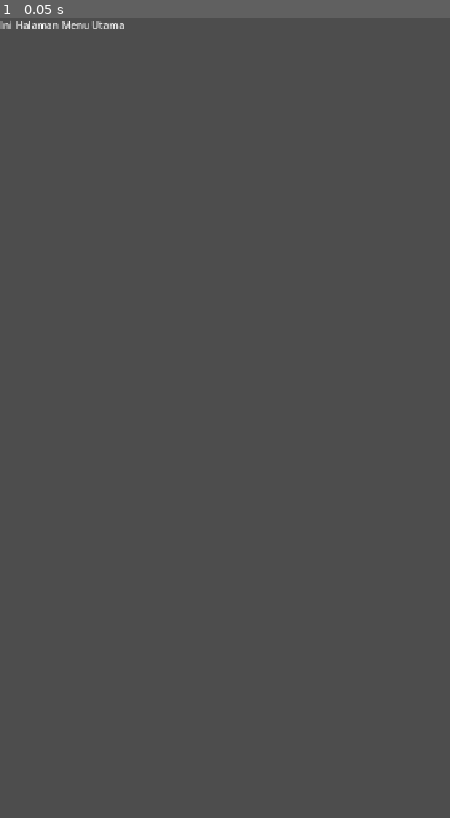
Above: before the commit, frame 1.
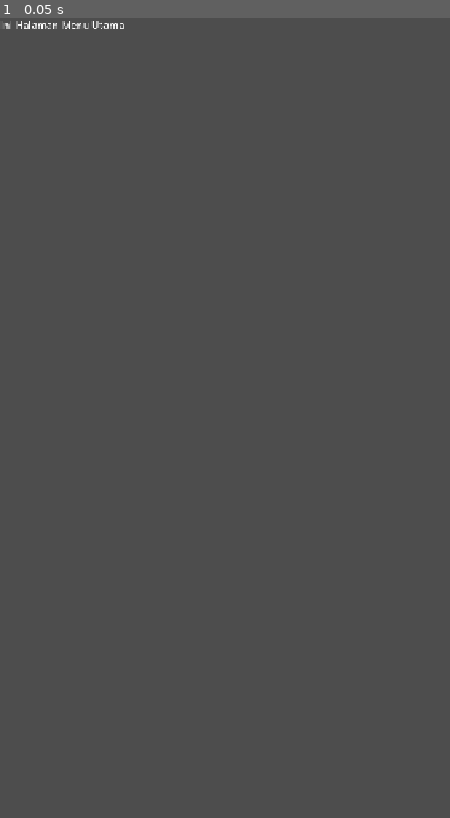
Above: after the commit, the same moment.

Repository: elsa127/agri-defender-game
Game: Godot game, scene res://scenes/MainMenu.tscn
The game is run twice, just before and just after one commit, with the same random seed, the same clock (stepped at 60 frames per second) and the same inputs. The project has no main scene, so this scene is started directly.
Inputs:
- Up to frame 1 (0.05 s): no input

The runs differ from the first frame. In frame 1, 0.1% of the frame differs, in the area x 0-28%, y 0-2%.

Commit message:
add scene pipa

Diff:
--- a/project.godot
+++ b/project.godot
@@ -27,5 +27,8 @@
 
 [rendering]
 
+textures/canvas_textures/default_texture_filter=0
 rendering_device/driver.windows="d3d12"
 renderer/rendering_method="mobile"
+textures/decals/filter=0
+textures/light_projectors/filter=0
--- /dev/null
+++ b/scenes/scene_pipa/pipa_t.gd
@@ -0,0 +1,50 @@
+extends Node2D
+
+# Menentukan derajat putaran (90 derajat sekali klik)
+var rotation_step_degrees = 90
+
+# Variabel "kunci" untuk mengecek apakah sedang dalam animasi
+# Jika true, input klik akan diabaikan
+var is_rotating = false
+
+func _ready():
+	# Memastikan poros rotasi berada tepat di tengah kepingan
+	# (Jika gambar pipa kamu ukurannya 64x64, pastikan positionnya 0,0
+	# dan offset Spritenya diatur ke tengah).
+
+	# Otomatis menyambungkan area klik ke fungsi pendeteksi input
+	$Area2D.input_event.connect(_on_area_2d_input_event)
+
+func _on_area_2d_input_event(_viewport, event, _shape_idx):
+	# Mengecek apakah inputnya klik kiri mouse, baru ditekan,
+	# DAN kepingan TIDAK SEDANG berputar.
+	if event is InputEventMouseButton and event.button_index == MOUSE_BUTTON_LEFT and event.pressed and not is_rotating:
+		rotate_piece()
+
+func rotate_piece():
+	# Aktifkan "kunci" agar klik berikutnya diabaikan
+	is_rotating = true
+
+	# Membuat animasi putaran yang halus (Tween) selama 0.2 detik
+	# Durasi saya percepat sedikit agar terasa lebih responsif.
+	var tween = get_tree().create_tween()
+
+	# Menghitung target rotasi berdasarkan rotasi saat ini + 90.
+	# Karena dikunci, target_rotation akan selalu tepat kelipatan 90.
+	var target_rotation = rotation_degrees + rotation_step_degrees
+
+	# Jalankan animasi
+	tween.tween_property(self, "rotation_degrees", target_rotation, 0.2).set_trans(Tween.TRANS_SINE).set_ease(Tween.EASE_OUT)
+
+	# === BAGIAN TERPENTING: Membuka Kunci ===
+	# Setelah animasi tween selesai, panggil fungsi '_on_rotation_finished'
+	tween.finished.connect(_on_rotation_finished)
+
+func _on_rotation_finished():
+	# Membuka kembali "kunci" agar kepingan bisa diklik lagi
+	is_rotating = false
+
+	# Memastikan rotasi benar-benar tepat di angka kelipatan 90
+	# Ini untuk mencegah error pembulatan kecil di sistem float Godot
+	rotation_degrees = wrapf(round(rotation_degrees), 0, 360)
+	if rotation_degrees == 360: rotation_degrees = 0
--- /dev/null
+++ b/scenes/scene_pipa/pipa_t.tscn
@@ -0,0 +1,23 @@
+[gd_scene format=3 uid="uid://dd4i2r8p5l7ia"]
+
+[ext_resource type="Script" uid="uid://f14e4ivcecj7" path="res://scenes/scene_pipa/pipa_t.gd" id="1_m5v78"]
+[ext_resource type="Texture2D" uid="uid://dofnadnei6x0e" path="res://asset_gambar/gambar_pipa/pipa t.png" id="2_5o5px"]
+
+[sub_resource type="RectangleShape2D" id="RectangleShape2D_xepy2"]
+size = Vector2(75, 76)
+
+[node name="Node2D" type="Node2D" unique_id=212703674]
+position = Vector2(351, 390)
+script = ExtResource("1_m5v78")
+
+[node name="Sprite2D" type="Sprite2D" parent="." unique_id=690836390]
+texture_filter = 1
+position = Vector2(0, 1)
+texture = ExtResource("2_5o5px")
+
+[node name="Area2D" type="Area2D" parent="." unique_id=110521779]
+position = Vector2(0, 1)
+
+[node name="CollisionShape2D" type="CollisionShape2D" parent="Area2D" unique_id=625405283]
+position = Vector2(-0.5, 0)
+shape = SubResource("RectangleShape2D_xepy2")
Not shown, added: scenes/scene_pipa/pipa_t.gd.uid
Not shown, added: sound/bg_music.mp3.import
Not shown, added: sound/sound_efect_touch.mp3.import
